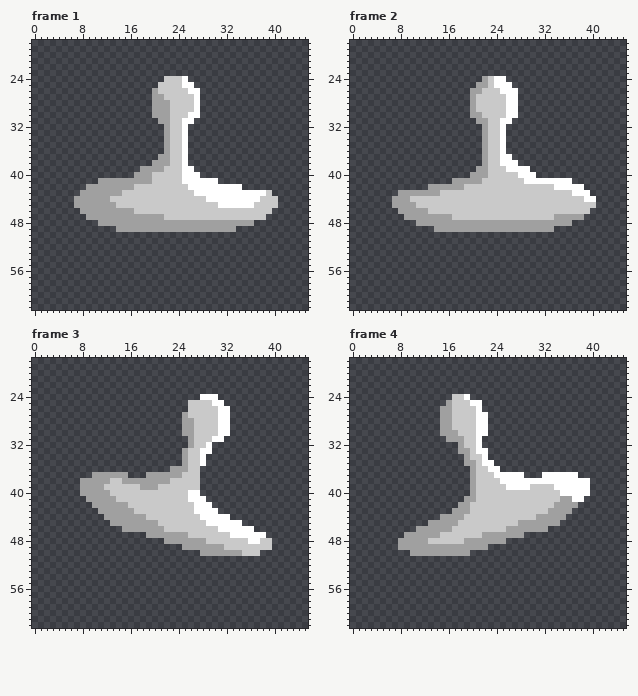
Pixel-art file -- Sprites/Pawns/Pawn_06/Pawn_06_Part_Body.aseprite. Above: the version before the commit.
48x64 pixels, 7 frames. Shown: frame 1: x 0..45, y 18..62; frame 2: x 0..45, y 18..62; frame 3: x 0..45, y 18..62; frame 4: x 0..45, y 18..62. The commit also changed other frames, which this record leaves out.
After the commit:
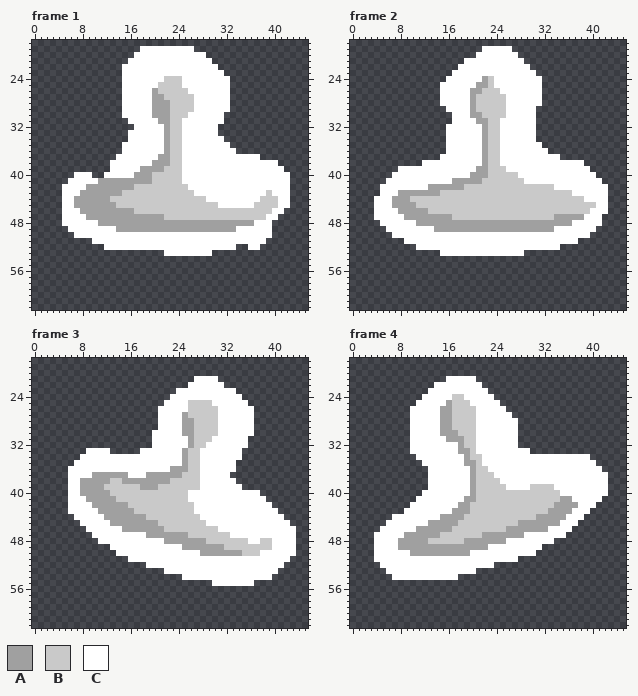
Palette (. is transparent): A #a0a0a0  B #c9c9c9  C #ffffff
What changed:
Frame 1, layer "Layer 3":
y 19: x 18..26 ......... -> CCCCCCCCC
y 20: x 17..28 ............ -> CCCCCCCCCCCC
y 21: x 16..29 .............. -> CCCCCCCCCCCCCC
y 22: x 15..30 ................ -> CCCCCCCCCCCCCCCC
y 23: x 15..31 ................. -> CCCCCCCCCCCCCCCCC
y 24: x 15..21 ....... -> CCCCCCC; x 26..32 ....... -> CCCCCCC
y 25: x 15..20 ...... -> CCCCCC; x 27..32 ...... -> CCCCCC
y 26..29: x 15..19 ..... -> CCCCC; x 28..32 ..... -> CCCCC
y 30: x 15..19 ..... -> CCCCC; x 28..31 .... -> CCCC
y 31: x 16..20 ..... -> CCCCC; x 27..31 ..... -> CCCCC
y 32: x 17..21 ..... -> CCCCC; x 26..30 ..... -> CCCCC
y 33: x 16..21 ...... -> CCCCCC; x 26..30 ..... -> CCCCC
y 34: x 16..21 ...... -> CCCCCC; x 26..31 ...... -> CCCCCC
y 35: x 15..21 ....... -> CCCCCCC; x 26..32 ....... -> CCCCCCC
y 36: x 15..21 ....... -> CCCCCCC; x 26..33 ........ -> CCCCCCCC
y 37: x 14..20 ....... -> CCCCCCC; x 26..37 ............ -> CCCCCCCCCCCC
y 38: x 13..19 ....... -> CCCCCCC; x 26..40 ............... -> CCCCCCCCCCCCCCC
y 39: x 13..17 ..... -> CCCCC; x 27..41 ............... -> CCCCCCCCCCCCCCC
y 40: x 7..9 ... -> CCC; x 12..16 ..... -> CCCCC; x 28..42 ............... -> CCCCCCCCCCCCCCC
y 41: x 6..10 ..... -> CCCCC; x 31..42 ............ -> CCCCCCCCCCCC
y 42: x 5..8 .... -> CCCC; x 35..42 ........ -> CCCCCCCC
y 43: x 5..7 ... -> CCC; x 40..42 ... -> CCC
y 44..45: x 5..6 .. -> CC; x 41..42 .. -> CC
y 46: x 5..7 ... -> CCC; x 40..41 .. -> CC
y 47: x 5..8 .... -> CCCC; x 39..40 .. -> CC
y 48: x 5..10 ...... -> CCCCCC; x 37..39 ... -> CCC
y 49: x 6..13 ........ -> CCCCCCCC; x 34..39 ...... -> CCCCCC
y 50: x 7..39 ................................. -> CCCCCCCCCCCCCCCCCCCCCCCCCCCCCCCCC
y 51: x 10..38 ............................. -> CCCCCCCCCCCCCCCCCCCCCCCCCCCCC
y 52: x 12..33 ...................... -> CCCCCCCCCCCCCCCCCCCCCC; x 36..37 .. -> CC
y 53: x 22..29 ........ -> CCCCCCCC
Frame 2, layer "Layer 3":
y 19: x 22..26 ..... -> CCCCC
y 20: x 21..27 ....... -> CCCCCCC
y 21: x 19..28 .......... -> CCCCCCCCCC
y 22: x 18..29 ............ -> CCCCCCCCCCCC
y 23: x 17..30 .............. -> CCCCCCCCCCCCCC
y 24: x 16..21 ...... -> CCCCCC; x 26..31 ...... -> CCCCCC
y 25: x 15..20 ...... -> CCCCCC; x 27..31 ..... -> CCCCC
y 26..28: x 15..19 ..... -> CCCCC; x 28..31 .... -> CCCC
y 29: x 16..19 .... -> CCCC; x 28..30 ... -> CCC
y 30: x 17..19 ... -> CCC; x 28..30 ... -> CCC
y 31: x 17..20 .... -> CCCC; x 27..30 .... -> CCCC
y 32..34: x 16..21 ...... -> CCCCCC; x 26..30 ..... -> CCCCC
y 35: x 16..21 ...... -> CCCCCC; x 26..31 ...... -> CCCCCC
y 36: x 16..21 ...... -> CCCCCC; x 26..32 ....... -> CCCCCCC
y 37: x 15..21 ....... -> CCCCCCC; x 27..34 ........ -> CCCCCCCC
y 38: x 12..21 .......... -> CCCCCCCCCC; x 28..38 ........... -> CCCCCCCCCCC
y 39: x 8..20 ............. -> CCCCCCCCCCCCC; x 30..39 .......... -> CCCCCCCCCC
y 40: x 7..19 ............. -> CCCCCCCCCCCCC; x 31..40 .......... -> CCCCCCCCCC
y 41: x 6..16 ........... -> CCCCCCCCCCC; x 37..41 ..... -> CCCCC
y 42: x 5..12 ........ -> CCCCCCCC; x 39..42 .... -> CCCC
y 43: x 5..7 ... -> CCC; x 40..42 ... -> CCC
y 44..45: x 4..6 ... -> CCC; x 41..42 .. -> CC
y 46: x 4..7 .... -> CCCC; x 40..42 ... -> CCC
y 47: x 4..8 ..... -> CCCCC; x 39..41 ... -> CCC
y 48: x 5..10 ...... -> CCCCCC; x 37..41 ..... -> CCCCC
y 49: x 6..13 ........ -> CCCCCCCC; x 34..40 ....... -> CCCCCCC
y 50: x 7..39 ................................. -> CCCCCCCCCCCCCCCCCCCCCCCCCCCCCCCCC
y 51: x 9..37 ............................. -> CCCCCCCCCCCCCCCCCCCCCCCCCCCCC
y 52: x 11..34 ........................ -> CCCCCCCCCCCCCCCCCCCCCCCC
y 53: x 15..28 .............. -> CCCCCCCCCCCCCC
Frame 3, layer "Layer 3":
y 21: x 27..30 .... -> CCCC
y 22: x 26..31 ...... -> CCCCCC
y 23: x 24..33 .......... -> CCCCCCCCCC
y 24: x 23..27 ..... -> CCCCC; x 31..34 .... -> CCCC
y 25: x 22..25 .... -> CCCC; x 32..35 .... -> CCCC
y 26: x 21..25 ..... -> CCCCC; x 33..36 .... -> CCCC
y 27..29: x 21..24 .... -> CCCC; x 33..36 .... -> CCCC
y 30: x 20..24 ..... -> CCCCC; x 33..36 .... -> CCCC
y 31: x 20..25 ...... -> CCCCCC; x 32..35 .... -> CCCC
y 32: x 20..25 ...... -> CCCCCC; x 30..35 ...... -> CCCCCC
y 33: x 9..12 .... -> CCCC; x 18..24 ....... -> CCCCCCC; x 30..34 ..... -> CCCCC
y 34: x 8..24 ................. -> CCCCCCCCCCCCCCCCC; x 29..34 ...... -> CCCCCC
y 35: x 7..24 .................. -> CCCCCCCCCCCCCCCCCC; x 29..33 ..... -> CCCCC
y 36: x 6..22 ................. -> CCCCCCCCCCCCCCCCC; x 28..33 ...... -> CCCCCC
y 37: x 6..9 .... -> CCCC; x 16..18 ... -> CCC; x 28..32 ..... -> CCCCC
y 38: x 6..7 .. -> CC; x 28..33 ...... -> CCCCCC
y 39: x 6..7 .. -> CC; x 28..34 ....... -> CCCCCCC
y 40: x 6..7 .. -> CC; x 28..37 .......... -> CCCCCCCCCC
y 41: x 6..8 ... -> CCC; x 29..38 .......... -> CCCCCCCCCC
y 42: x 6..9 .... -> CCCC; x 30..39 .......... -> CCCCCCCCCC
y 43: x 6..10 ..... -> CCCCC; x 31..40 .......... -> CCCCCCCCCC
y 44: x 7..11 ..... -> CCCCC; x 33..41 ......... -> CCCCCCCCC
y 45: x 8..12 ..... -> CCCCC; x 35..42 ........ -> CCCCCCCC
y 46: x 9..14 ...... -> CCCCCC; x 37..43 ....... -> CCCCCCC
y 47: x 10..18 ......... -> CCCCCCCCC; x 39..43 ..... -> CCCCC
y 48: x 11..21 ........... -> CCCCCCCCCCC; x 40..43 .... -> CCCC
y 49: x 13..24 ............ -> CCCCCCCCCCCC; x 40..43 .... -> CCCC
y 50: x 14..27 .............. -> CCCCCCCCCCCCCC; x 38..43 ...... -> CCCCCC
y 51: x 16..42 ........................... -> CCCCCCCCCCCCCCCCCCCCCCCCCCC
y 52: x 19..41 ....................... -> CCCCCCCCCCCCCCCCCCCCCCC
y 53: x 22..40 ................... -> CCCCCCCCCCCCCCCCCCC
y 54: x 25..39 ............... -> CCCCCCCCCCCCCCC
y 55: x 30..36 ....... -> CCCCCCC
Frame 4, layer "Layer 3":
y 21: x 16..20 ..... -> CCCCC
y 22: x 14..21 ........ -> CCCCCCCC
y 23: x 13..22 .......... -> CCCCCCCCCC
y 24: x 12..16 ..... -> CCCCC; x 20..23 .... -> CCCC
y 25: x 11..15 ..... -> CCCCC; x 22..24 ... -> CCC
y 26: x 10..14 ..... -> CCCCC; x 22..25 .... -> CCCC
y 27: x 10..14 ..... -> CCCCC; x 23..26 .... -> CCCC
y 28..30: x 10..14 ..... -> CCCCC; x 23..27 ..... -> CCCCC
y 31: x 10..15 ...... -> CCCCCC; x 22..27 ...... -> CCCCCC
y 32: x 10..17 ........ -> CCCCCCCC; x 22..27 ...... -> CCCCCC
y 33: x 10..17 ........ -> CCCCCCCC; x 23..29 ....... -> CCCCCCC
y 34: x 11..18 ........ -> CCCCCCCC; x 23..39 ................. -> CCCCCCCCCCCCCCCCC
y 35: x 12..18 ....... -> CCCCCCC; x 24..40 ................. -> CCCCCCCCCCCCCCCCC
y 36: x 13..19 ....... -> CCCCCCC; x 25..41 ................. -> CCCCCCCCCCCCCCCCC
y 37: x 13..19 ....... -> CCCCCCC; x 29..31 ... -> CCC; x 38..42 ..... -> CCCCC
y 38..39: x 13..19 ....... -> CCCCCCC; x 40..42 ... -> CCC
y 40: x 12..19 ........ -> CCCCCCCC; x 40..42 ... -> CCC
y 41: x 11..18 ........ -> CCCCCCCC; x 39..41 ... -> CCC
y 42: x 10..17 ........ -> CCCCCCCC; x 38..40 ... -> CCC
y 43: x 9..16 ........ -> CCCCCCCC; x 37..39 ... -> CCC
y 44: x 7..14 ........ -> CCCCCCCC; x 36..38 ... -> CCC
y 45: x 6..12 ....... -> CCCCCCC; x 35..37 ... -> CCC
y 46: x 5..10 ...... -> CCCCCC; x 33..36 .... -> CCCC
y 47: x 4..8 ..... -> CCCCC; x 29..35 ....... -> CCCCCCC
y 48: x 4..7 .... -> CCCC; x 26..33 ........ -> CCCCCCCC
y 49: x 4..7 .... -> CCCC; x 23..31 ......... -> CCCCCCCCC
y 50: x 4..9 ...... -> CCCCCC; x 20..30 ........... -> CCCCCCCCCCC
y 51: x 4..27 ........................ -> CCCCCCCCCCCCCCCCCCCCCCCC
y 52: x 5..23 ................... -> CCCCCCCCCCCCCCCCCCC
y 53: x 6..20 ............... -> CCCCCCCCCCCCCCC
y 54: x 7..17 ........... -> CCCCCCCCCCC
Changed places in both pictures, as pixel boxes (x1, y1, x2, y2):
added: (62, 46, 290, 256)
added: (374, 46, 608, 256)
added: (68, 376, 296, 586)
added: (374, 376, 608, 580)
